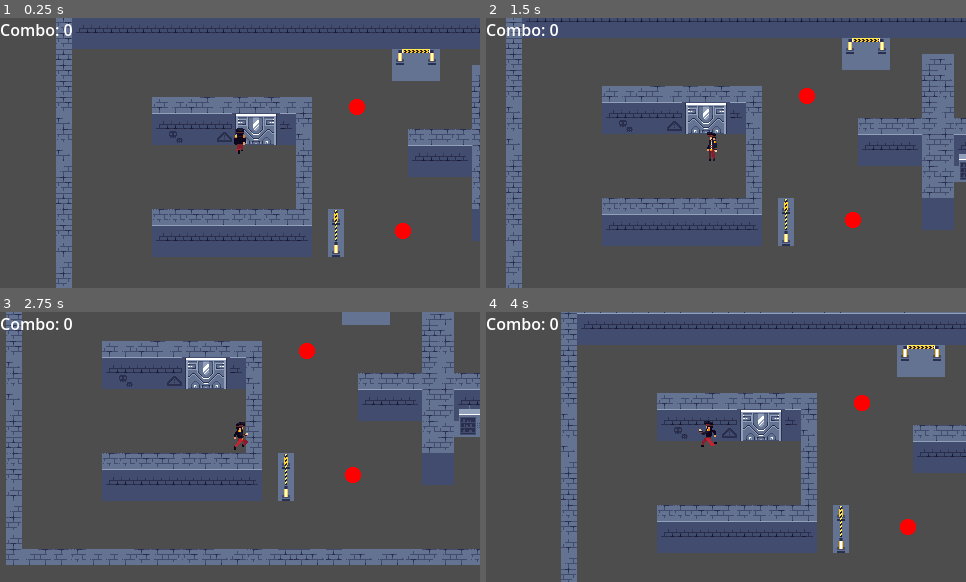
Above: before the commit, frames 1-4 (two rows, left to right).
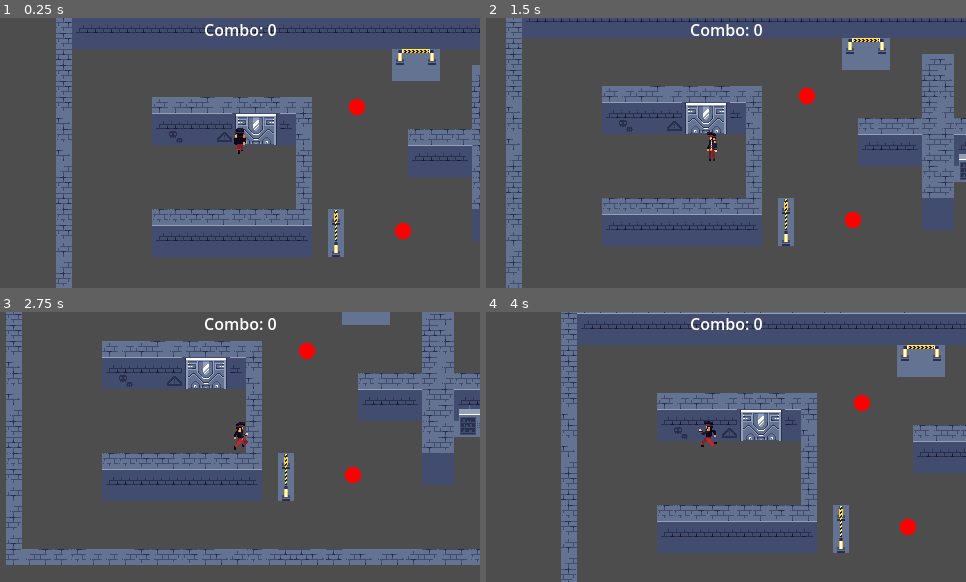
Above: after the commit, the same moments.

Repository: Kapcpa/gmtk-gamejam-2026
Game: Godot game, scene res://scenes/level0.tscn
The game is run twice, just before and just after one commit, with the same random seed, the same clock (stepped at 60 frames per second) and the same inputs.
Inputs (mouse positions are in pixels of both pictures, inside the frame that each line leads up to):
- Up to frame 1 (0.25 s): no input
- Up to frame 2 (1.5 s): tap Enter at 0.5 s; move the mouse to (831, 139) at 0.52 s; hold D (right) 0.53-1.28 s; hold Right mouse button (throw) 0.53-1.28 s; move the mouse to (630, 166) at 1.27 s; hold S (down) from 1.28 s (still down); click (630, 166) at 1.35 s
- Up to frame 3 (2.75 s): right-click (144, 460) at 1.55 s; move the mouse to (288, 387) at 2.02 s; release S (down) at 2.03 s; hold D (right) from 2.03 s (still down); hold Right mouse button (throw) from 2.03 s (still down); tap Space (dash) at 2.1 s
- Up to frame 4 (4 s): move the mouse to (702, 501) at 2.77 s; release D (right) at 2.78 s; release Right mouse button (throw) at 2.78 s; hold W (up) 2.78-3.53 s; right-click (702, 501) at 2.85 s; move the mouse to (870, 487) at 3.52 s; hold A (left) from 3.53 s (still down); hold Right mouse button (throw) from 3.53 s (still down)

The runs differ from the first frame. In frame 1, 0.6% of the frame differs, in the area x 0-58%, y 2-7%; in frame 2, 0.6%; in frame 3, 0.6%; in frame 4, 0.6%.

Commit message:
screen shake, hud change

Diff:
--- a/scenes/hud.tscn
+++ b/scenes/hud.tscn
@@ -6,6 +6,14 @@
 script = ExtResource("1_ahhtf")
 
 [node name="combo_debug" type="Label" parent="." unique_id=42772112]
-offset_right = 40.0
+anchors_preset = 5
+anchor_left = 0.5
+anchor_right = 0.5
+offset_left = -119.5
+offset_right = 119.5
 offset_bottom = 23.0
+grow_horizontal = 2
+pivot_offset = Vector2(124.5, 11)
 text = "COMBO TIMER: XX; COMBO: XX"
+horizontal_alignment = 1
+vertical_alignment = 1
--- a/scripts/game_manager.gd
+++ b/scripts/game_manager.gd
@@ -4,12 +4,19 @@
 signal combo_dropped
 signal room_cleared
 
+const COMBO_WINDOW: float = 2.5
+const SLOWMO_TIME: float = 0.3
+const SHAKE_STRENGTH_CONST: float = 5.0
+
 var player: PlayerCharacter
 var active_enemies: Array[EnemyCharacter] = []
+var shake_strength: float = 0.0
+var camera: Camera2D
+var slowmo_timer: float = 0.0
+var shake_fade_out_speed: float = 0.0
 
 var combo_count: int = 0
 var combo_time_left: float = 0.0
-const COMBO_WINDOW: float = 2.5
 
 func _process(delta: float) -> void:
 	if combo_count > 0:
@@ -17,7 +24,24 @@
 		if combo_time_left <= 0.0:
 			reset_combo()
 
+	if shake_strength >= 0.0:
+		camera.offset = Vector2(randf_range(-shake_strength, shake_strength), randf_range(-shake_strength, shake_strength))
+		shake_strength = lerpf(shake_strength, 0.0, shake_fade_out_speed)
+
+	if slowmo_timer > 0.0:
+		slowmo_timer -= delta * 1/Engine.time_scale
+	else:
+		Engine.time_scale = 1.0
+
 func register_hit() -> void:
+	combo_count += 1
+	combo_time_left = COMBO_WINDOW
+	_apply_shake(3, 10)
+	combo_updated.emit(combo_count)
+
+func on_player_dodged_a_bullet() -> void:
+	Engine.time_scale = 0.3
+	slowmo_timer = SLOWMO_TIME
 	combo_count += 1
 	combo_time_left = COMBO_WINDOW
 	combo_updated.emit(combo_count)
@@ -26,6 +50,7 @@
 	if combo_count > 0:
 		combo_count = 0
 		combo_dropped.emit()
+		_apply_shake(3, 10)
 
 func register_player(player_node: PlayerCharacter) -> void:
 	player = player_node
@@ -42,7 +67,6 @@
 		if active_enemies.is_empty():
 			room_cleared.emit()
 
-func on_player_dodged_a_bullet() -> void:
-	combo_count += 1
-	combo_time_left = COMBO_WINDOW
-	combo_updated.emit(combo_count)
+func _apply_shake(strength, speed) -> void:
+	shake_strength = strength
+	shake_fade_out_speed = speed
--- a/scripts/player.gd
+++ b/scripts/player.gd
@@ -9,6 +9,7 @@
 @onready var debug_throw: Line2D = $throw_hitbox/debug_throw
 
 @onready var sprite: AnimatedSprite2D = $AnimatedSprite2D
+@onready var camera: Camera2D = $Camera2D
 
 enum State {
 	IDLE,
@@ -48,6 +49,7 @@
 	add_child(validate_raycast)
 
 	GameManager.register_player(self)
+	GameManager.camera = camera
 
 func _physics_process(delta: float) -> void:
 	if current_state in [State.IDLE, State.RUNNING, State.DASHING]:
Not shown, changed: ideas.txt
